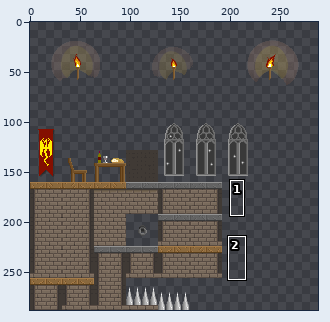
Two states of a sprite sheet, Resources/Images/castle_1.png. The first picture is a wide view before the edit; the outline marks the close-up.
Close-up. Before the edit:
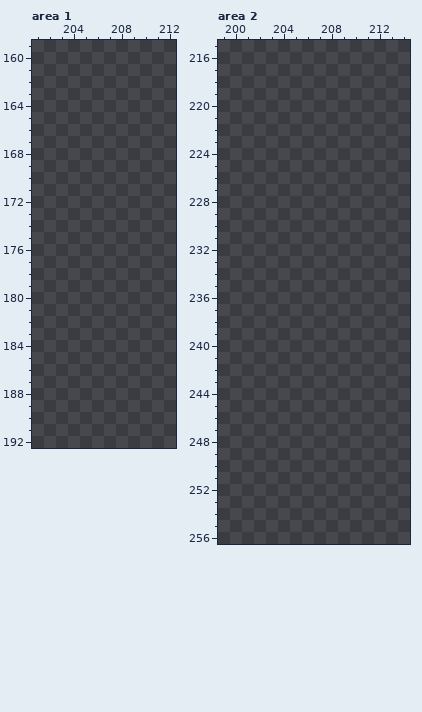
The file is 288x288 pixels. Pixels under 10% opacity are left out. Colours within 5 levels of each other are drawn and written as one. Shown: area 1: x 201..212, y 159..192; area 2: x 199..214, y 215..256. The commit also changed other parts of the picture, which this record leaves out.
The same view after the edit:
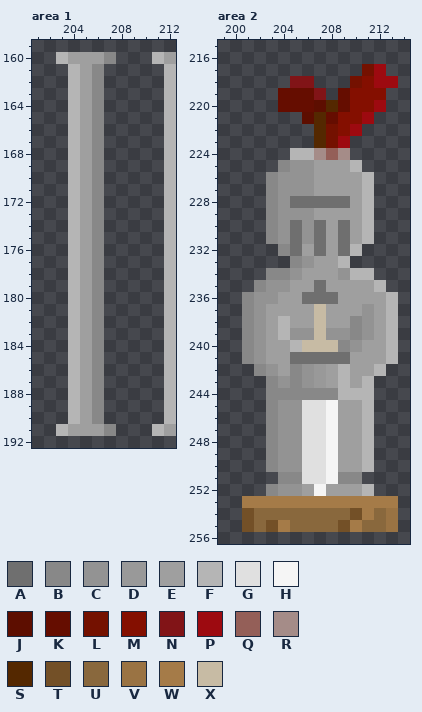
Palette (. is transparent): A #6f6f6f  B #888888  C #939393  D #999999  E #9f9f9f  F #b5b5b5  G #e0e0e0  H #f5f5f5  J #5d0e00  K #650d00  L #741100  M #840f00  N #811417  P #9d0a10  Q #945f58  R #a58c88  S #542800  T #735027  U #89683d  V #9a7343  W #a57b48  X #c7bba4
Changes in this commit:
Area 1:
y 160: x 203..207 ..... -> FEEEB; x 211..212 .. -> FE
y 161..190: x 204..206 ... -> FEB; x 212 . -> F
y 191: x 203..207 ..... -> FEEEB; x 211..212 .. -> FE
Area 2:
y 217: x 211..212 .. -> LP
y 218: x 205..206 .. -> NN; x 210..213 .... -> LMPP
y 219: x 204..207 .... -> KKKN; x 209..212 .... -> KMMM
y 220: x 204..212 ......... -> KKKJSKMMP
y 221: x 206..211 ...... -> JSKMMP
y 222: x 207..210 .... -> SLMP
y 223: x 207..209 ... -> SLP
y 224: x 205..209 ..... -> FFRQR
y 225: x 204..210 ....... -> BCCEEEF
y 226..227: x 203..211 ......... -> BCCCEEEEF
y 228: x 203..211 ......... -> BCAAAAAEF
y 229: x 203..211 ......... -> BCCCEEEEF
y 230..231: x 203..211 ......... -> BCACAEAEF
y 232: x 204..210 ....... -> BAEAEAF
y 233: x 205..209 ..... -> BCEEF
y 234: x 203..211 ......... -> BBCEEECFF
y 235: x 202..212 ........... -> BCCEEAEEEEF
y 236: x 201..213 ............. -> BCCEEAAAEEEEF
y 237: x 201..213 ............. -> BCEEEEXEEECEF
y 238: x 201..213 ............. -> BCEFEEXEEBCEF
y 239: x 201..213 ............. -> BCEFCCXCCBCEF
y 240: x 201..213 ............. -> BCEEFXXXBCEEF
y 241: x 201..213 ............. -> BCEEAAAAAEEEF
y 242: x 202..212 ........... -> BCEBCDEFEEF
y 243: x 203..211 ......... -> BCBCDEFEF
y 244: x 203..211 ......... -> BBBBBBFFF
y 245..250: x 203..211 ......... -> BCCGGHEEF
y 251: x 204..210 ....... -> BBGGHBB
y 252: x 203..211 ......... -> BCCEHEEEF
y 253: x 201..213 ............. -> WWWWWWWWWWWWW
y 254: x 201..213 ............. -> TUUUUUUUUTWUV
y 255: x 201..213 ............. -> TUTWUUUUTWUUV
Changed places in both close-ups, as pixel boxes (x1, y1, x2, y2):
added: (56, 52, 176, 436)
added: (242, 64, 398, 532)
